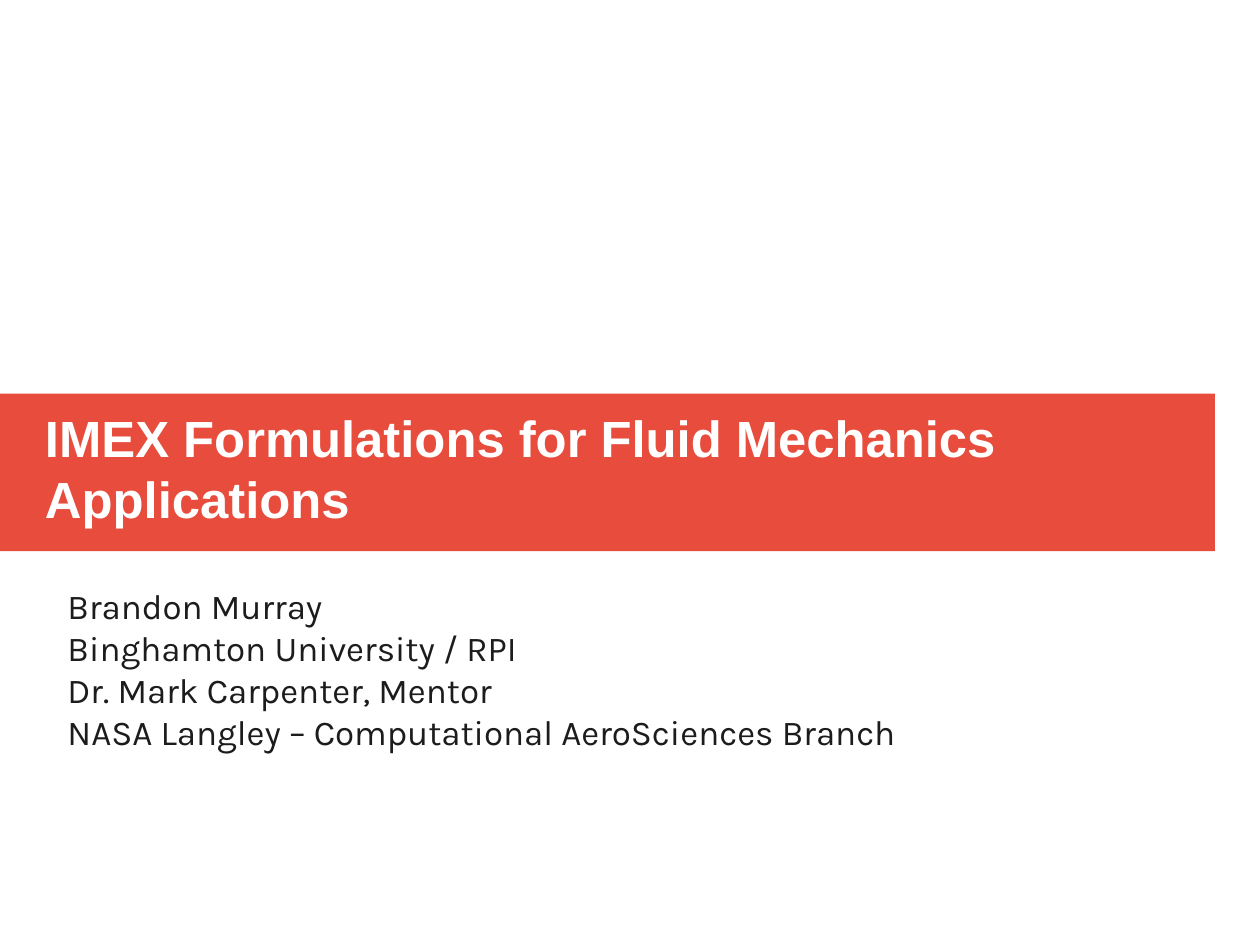
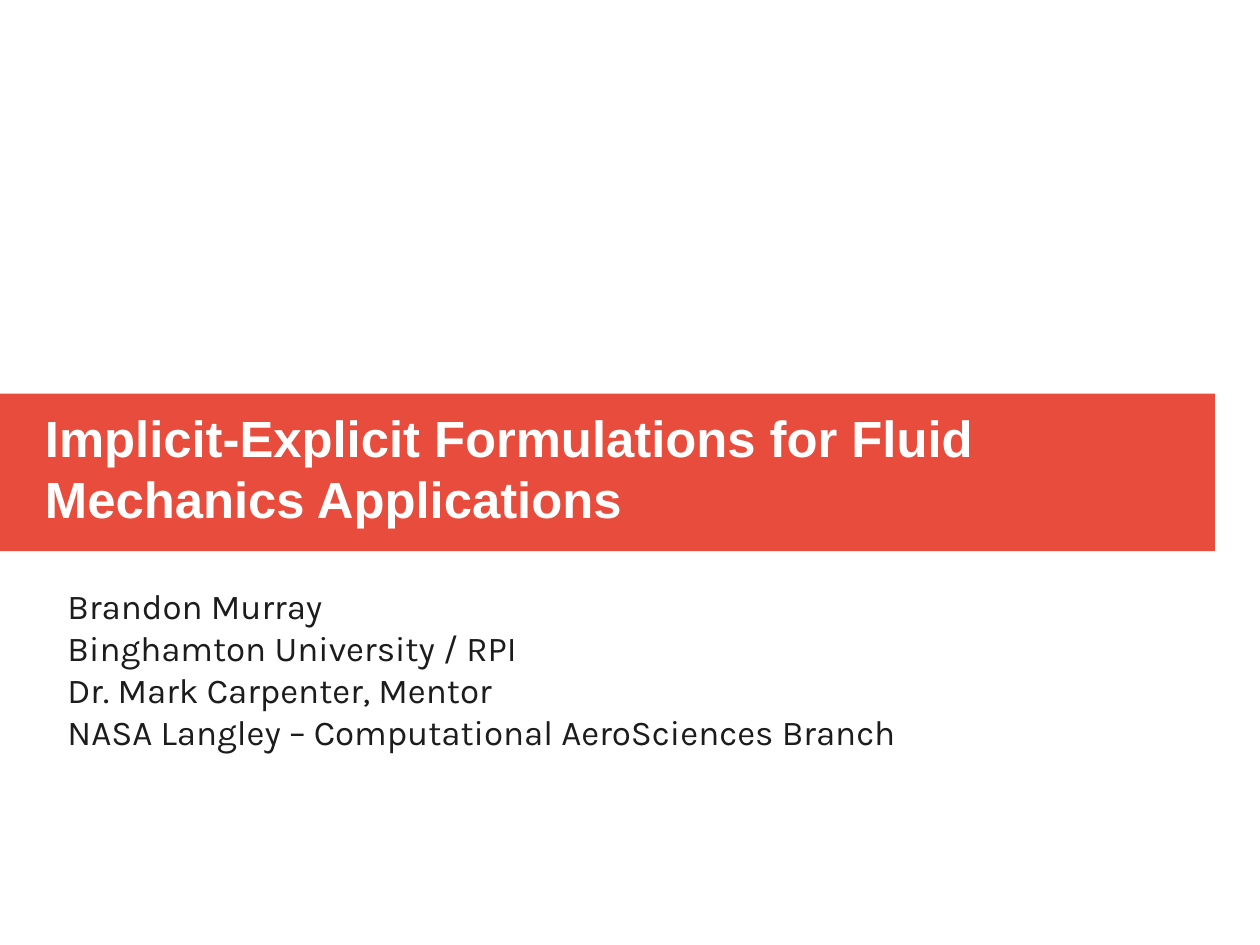
Before and after one commit to AndrewLCarpenter/runge-kutta-test, a slide deck: slide 1 of presentation.odp. Drawn at 1260x945 pixels with LibreOffice and Linux fonts; fonts in the diff are those of the drawing. Boxes give left, top, right and bottom in pixels: in the first picture for what was removed or moved away, otherwise in the second. Text is boxed around its words. In the diff, an @@ line names an element or a change of style, - is before the commit and + after.

```diff
--- a/presentation.odp
+++ b/presentation.odp
@@ title at (45,420,972,529): text changed @@
-IMEX Formulations for Fluid Mechanics Applications
+Implicit-Explicit Formulations for Fluid Mechanics Applications
```
Also in this commit, not shown: 6 other slides changed, 1 slide added, 1 slide removed, 5 other files.
